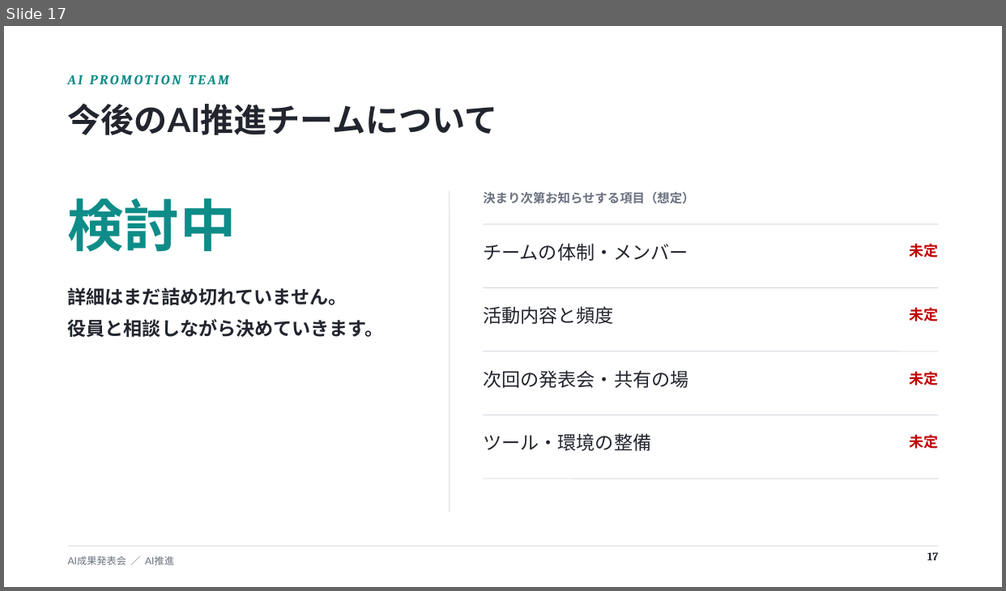
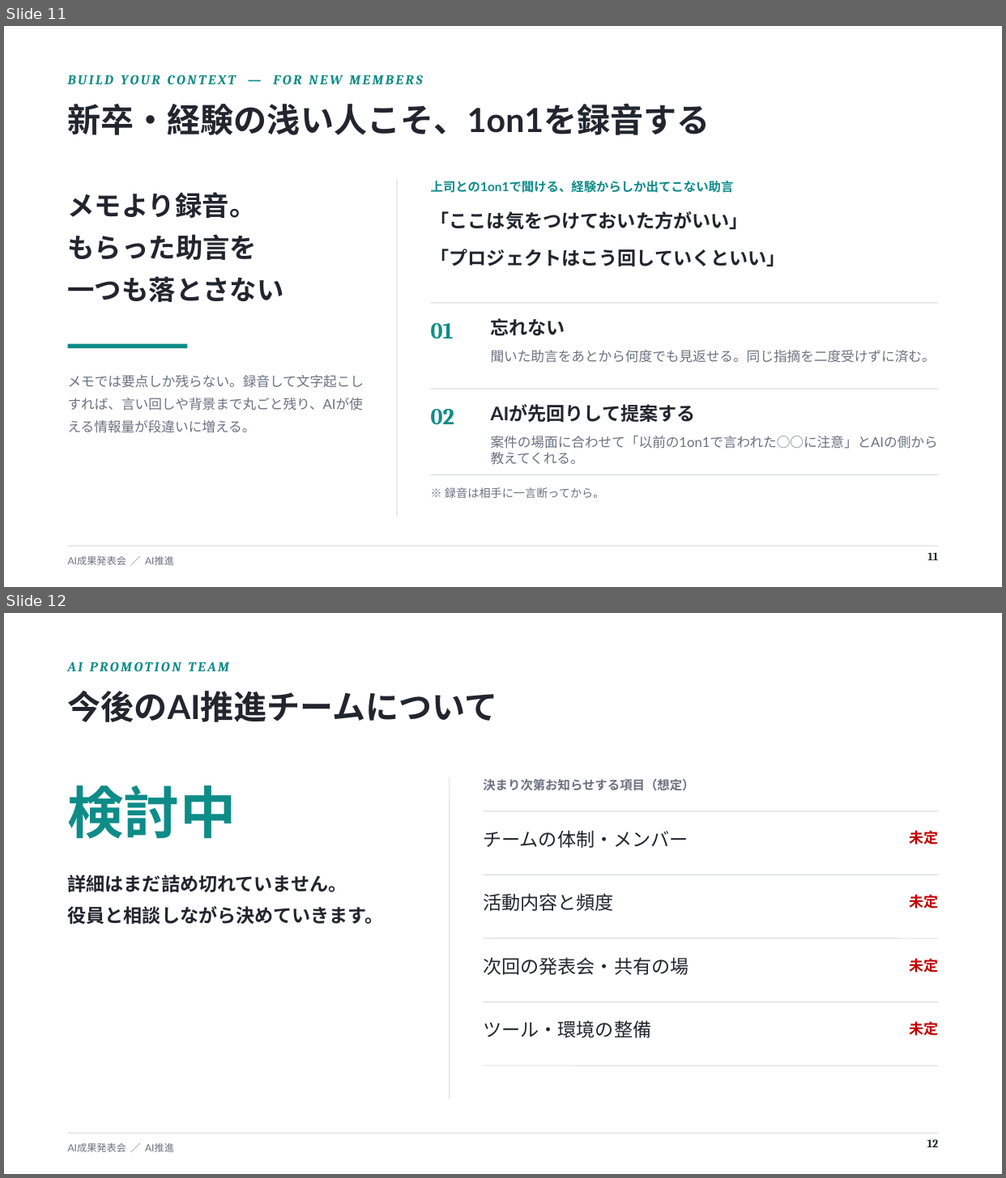
Before and after one commit to shinxgolf/shinxgolf.github.io, a slide deck: ai-presentation/AI成果発表会.pptx. Shown one above the other, each under a label of ours: slide 17 before the commit, slides 11 and 12 after it. The pictures are 1006x591 and 1006x1178 pixels, drawn with LibreOffice and Linux fonts; fonts in the diff are those of the drawing. Boxes give left, top, right and bottom in pixels: in the first picture for what was removed or moved away, otherwise in the second. Text is boxed around its words. In the diff, an @@ line names an element or a change of style, - is before the commit and + after.

```diff
--- a/ai-presentation/AI成果発表会.pptx
+++ b/ai-presentation/AI成果発表会.pptx
@@ slide 11 added at (4, 26, 1002, 587), background #FFFFFF; not listed: 2 template elements that a slide beside it also shows @@
@@ text added at (68, 75, 423, 84), 13 pt, text #0E8C88, bold, italic @@
+BUILD YOUR CONTEXT — FOR NEW MEMBERS
@@ text added at (68, 103, 710, 135), 32 pt, text #22252E, bold @@
+新卒・経験の浅い人こそ、1on1を録音する
@@ text added at (68, 192, 284, 302), 26 pt, text #22252E, bold @@
+メモより録音。
+もらった助言を
+一つも落とさない
@@ line added from (397, 179) to (397, 516), #D3D7DE 0.75 pt @@
@@ text added at (431, 181, 734, 193), 12 pt, text #0E8C88, bold @@
+上司との1on1で聞ける、経験からしか出てこない助言
@@ text added at (431, 211, 748, 230), 18 pt, text #22252E, bold @@
+「ここは気をつけておいた方がいい」
@@ text added at (431, 249, 786, 267), 18 pt, text #22252E, bold @@
+「プロジェクトはこう回していくといい」
@@ line added from (431, 303) to (938, 303), #D3D7DE 0.75 pt @@
@@ text added at (431, 323, 454, 339), 22 pt, text #0E8C88, bold @@
+01
@@ text added at (491, 318, 565, 336), 18 pt, text #22252E, bold @@
+忘れない
@@ rectangle added at (68, 344, 187, 348), fill #0E8C88 @@
@@ text added at (491, 350, 936, 363), 13 pt, text #6B7180 @@
+聞いた助言をあとから何度でも見返せる。同じ指摘を二度受けずに済む。
@@ text added at (68, 375, 364, 433), 13 pt, text #6B7180 @@
+メモでは要点しか残らない。録音して文字起こしすれば、言い回しや背景まで丸ごと残り、AIが使える情報量が段違いに増える。
@@ line added from (431, 389) to (938, 389), #D3D7DE 0.75 pt @@
@@ text added at (431, 409, 454, 425), 22 pt, text #0E8C88, bold @@
+02
@@ text added at (491, 404, 696, 422), 18 pt, text #22252E, bold @@
+AIが先回りして提案する
@@ text added at (491, 436, 938, 465), 13 pt, text #6B7180 @@
+案件の場面に合わせて「以前の1on1で言われた○○に注意」とAIの側から教えてくれる。
@@ line added from (431, 476) to (938, 476), #D3D7DE 0.75 pt @@
@@ text added at (445, 488, 605, 498), 11 pt, text #6B7180 @@
+※ 録音は相手に一言断ってから。
@@ page number added at (927, 552, 938, 561), 11 pt, text #22252E, bold @@
+11
@@ what was slide 17 is now slide 12 @@
@@ page number at (927, 1139, 939, 1148): text changed @@
-17
+12
```
Also in this commit, not shown: 4 slides changed, 6 slides removed.
